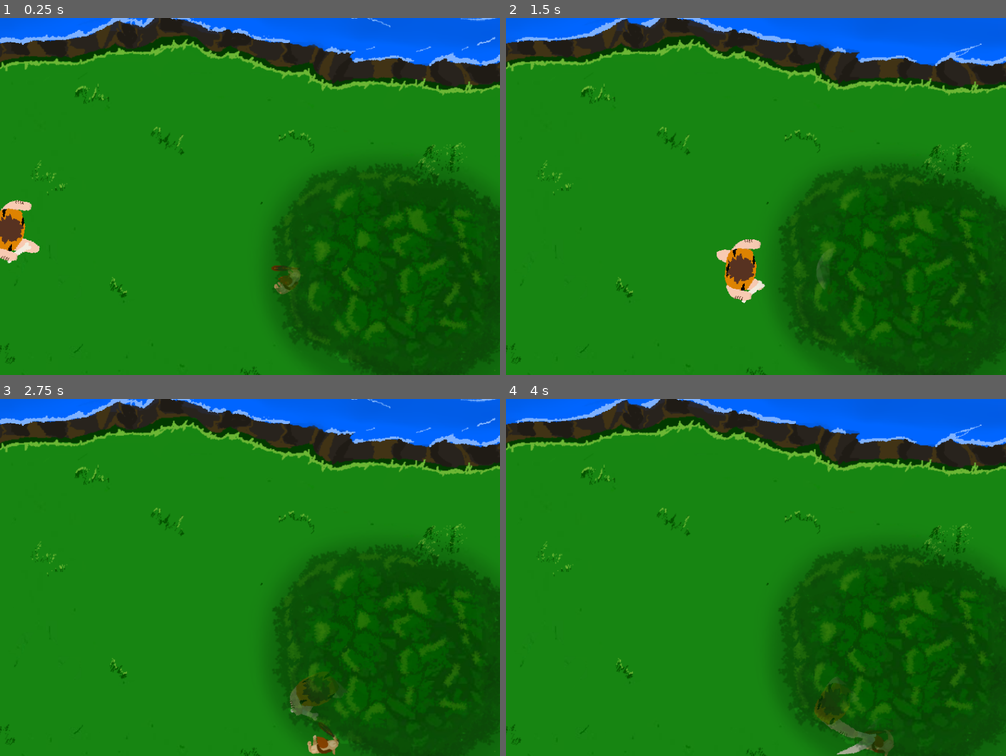
Above: before the commit, frames 1-4 (two rows, left to right).
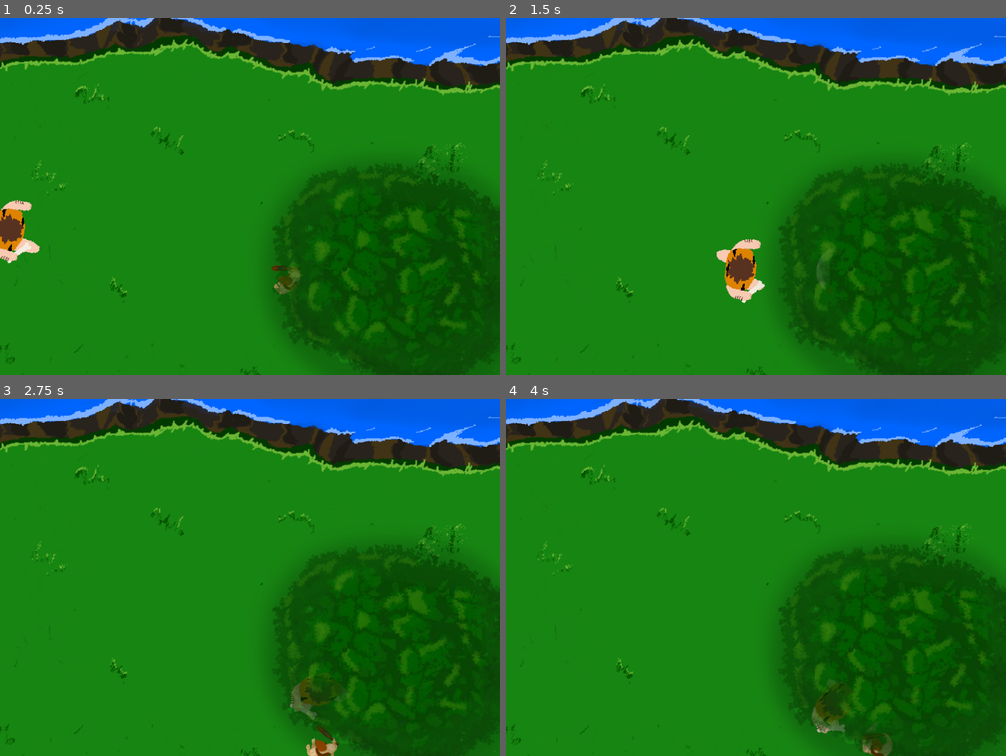
Above: after the commit, the same moments.

Repository: gilmarkandrade/game_lucas_github
Game: Godot game, scene res://fases/fase_1/world_1_cena_2.tscn
Same seed, same stepped clock (60 frames per second), same inputs: the game is played once before the commit and once after it. This scene is started directly instead of the project's main scene.
Inputs (mouse positions are in pixels of both pictures, inside the frame that each line leads up to):
- Up to frame 1 (0.25 s): no input
- Up to frame 2 (1.5 s): tap Enter (ui_accept) at 0.5, 1.35 s; move the mouse to (866, 178) at 0.52 s; hold Enter (ui_accept) 0.53-1.28 s; hold Right (ui_right) from 0.53 s (still down); move the mouse to (656, 214) at 1.27 s
- Up to frame 3 (2.75 s): tap Enter (ui_accept) at 1.52, 1.82 s; move the mouse to (300, 498) at 2.02 s; release Right (ui_right) at 2.03 s; hold Left (ui_left) from 2.03 s (still down); hold Enter (ui_accept) from 2.03 s (still down)
- Up to frame 4 (4 s): move the mouse to (731, 648) at 2.77 s; release Left (ui_left) at 2.78 s; release Enter (ui_accept) at 2.78 s; hold Right (ui_right) from 2.78 s (still down); tap Enter (ui_accept) at 2.85, 3.02, 3.32 s; move the mouse to (906, 631) at 3.52 s; hold Enter (ui_accept) from 3.53 s (still down)

The runs differ from the first frame. In frame 1, 0.4% of the frame differs, in the area x 0-100%, y 0-13%; in frame 2, 0.4%; in frame 3, 0.9%; in frame 4, 1.0%, in the area x 0-100%, y 0-100%.

Commit message:
update codigo singleton transição de cena

Diff:
--- a/game_lucas/fases/fase_1/world_1_cena_2.tscn
+++ b/game_lucas/fases/fase_1/world_1_cena_2.tscn
@@ -1,6 +1,6 @@
-[gd_scene load_steps=15 format=2]
-
-[ext_resource path="res://scripts/script_fases/fase_2_script.gd" type="Script" id=1]
+[gd_scene load_steps=16 format=2]
+
+[ext_resource path="res://scripts/script_fases/fase_1_script.gd" type="Script" id=1]
 [ext_resource path="res://assets_game/background/fase_1/cena_2/layer_topodaarvore.png" type="Texture" id=2]
 [ext_resource path="res://assets_game/background/fase_1/cena_2/layer_arvores_top_down.png" type="Texture" id=3]
 [ext_resource path="res://assets_game/background/fase_1/cena_2/background_topdow1 ajustado.png" type="Texture" id=4]
@@ -28,12 +28,15 @@
 [sub_resource type="RectangleShape2D" id=4]
 extents = Vector2( 522.355, 52.8584 )
 
+[sub_resource type="RectangleShape2D" id=5]
+extents = Vector2( 27.0371, 79.7635 )
+
 [node name="world2 " type="Node"]
 script = ExtResource( 1 )
 
 [node name="StaticBody2D" type="StaticBody2D" parent="."]
 editor/display_folded = true
-position = Vector2( 8.03503, 180.588 )
+position = Vector2( 84.535, 185.088 )
 __meta__ = {
 "_edit_group_": true
 }
@@ -79,7 +82,7 @@
 
 [node name="StaticBody2D4" type="StaticBody2D" parent="."]
 editor/display_folded = true
-position = Vector2( 787.777, -213.255 )
+position = Vector2( 825.277, -214.755 )
 rotation = 1.56051
 __meta__ = {
 "_edit_group_": true
@@ -89,11 +92,11 @@
 scale = Vector2( 1.76, 1 )
 shape = SubResource( 1 )
 
-[node name="Area2D" type="Area2D" parent="."]
+[node name="area_iniciocena2" type="Area2D" parent="."]
 editor/display_folded = true
 position = Vector2( 103.749, -8.10541 )
 
-[node name="CollisionShape2D" type="CollisionShape2D" parent="Area2D"]
+[node name="CollisionShape2D" type="CollisionShape2D" parent="area_iniciocena2"]
 position = Vector2( -148.5, -246.375 )
 shape = SubResource( 2 )
 
@@ -126,7 +129,6 @@
 texture = ExtResource( 3 )
 
 [node name="paralax_main_chão" type="ParallaxBackground" parent="."]
-editor/display_folded = true
 
 [node name="ParallaxLayer" type="ParallaxLayer" parent="paralax_main_chão"]
 z_as_relative = false
@@ -160,15 +162,15 @@
 }
 
 [node name="CollisionPolygon2D" type="CollisionPolygon2D" parent="colisaõ_arvore"]
-position = Vector2( 372.459, 80.9034 )
-scale = Vector2( 0.772196, 0.738898 )
+position = Vector2( 323.32, 99.0009 )
+scale = Vector2( 1.01314, 0.826789 )
 polygon = PoolVector2Array( 287.41, -0.0795898, 355.241, 52.6773, 382.81, 56.224, 402.143, 57.5573, 428.81, 54.8907, 46 …(254 unchanged characters)…
 
 [node name="animation_river" type="AnimatedSprite" parent="."]
 position = Vector2( 189, -303.75 )
 frames = SubResource( 3 )
 animation = "river_motion"
-frame = 1
+frame = 2
 playing = true
 
 [node name="Area2D2_Rio" type="Area2D" parent="."]
@@ -178,5 +180,21 @@
 [node name="CollisionShape2D" type="CollisionShape2D" parent="Area2D2_Rio"]
 position = Vector2( -5.71808, -3.54681 )
 shape = SubResource( 4 )
-[connection signal="body_entered" from="Area2D" to="." method="_on_Area2D_body_entered"]
-[connection signal="body_exited" from="Area2D" to="." method="_on_Area2D_body_exited"]
+
+[node name="area_mudar_cena3" type="Area2D" parent="."]
+position = Vector2( 811.5, -133.5 )
+__meta__ = {
+"_edit_group_": true
+}
+
+[node name="CollisionShape2D" type="CollisionShape2D" parent="area_mudar_cena3"]
+shape = SubResource( 5 )
+
+[node name="position_fimcena3" type="Position2D" parent="."]
+position = Vector2( 741, -111 )
+
+[node name="position_arvore" type="Position2D" parent="."]
+position = Vector2( 478.5, 57 )
+[connection signal="body_entered" from="area_iniciocena2" to="." method="_on_area_iniciocena2_body_entered"]
+[connection signal="body_exited" from="area_iniciocena2" to="." method="_on_area_iniciocena2_body_exited"]
+[connection signal="body_entered" from="area_mudar_cena3" to="." method="_on_area_mudar_cena3_body_entered"]
--- a/game_lucas/fases/fase_1/world_1_cena_3.tscn
+++ b/game_lucas/fases/fase_1/world_1_cena_3.tscn
@@ -1,13 +1,15 @@
-[gd_scene load_steps=15 format=2]
+[gd_scene load_steps=18 format=2]
 
-[ext_resource path="res://assets_game/background/fase_1/cena_3/background_topdow2_ajustado.png" type="Texture" id=1]
-[ext_resource path="res://assets_game/background/fase_1/cena_3/layer_arvore1cimamapa.png" type="Texture" id=2]
-[ext_resource path="res://assets_game/background/fase_1/cena_3/layer_arvorebaixomapa.png" type="Texture" id=3]
-[ext_resource path="res://assets_game/background/fase_1/cena_3/layer_arvoreladomapa.png" type="Texture" id=4]
-[ext_resource path="res://assets_game/background/fase_1/cena_3/river_animation_cena3/river_motion0000.png" type="Texture" id=5]
-[ext_resource path="res://assets_game/background/fase_1/cena_3/river_animation_cena3/river_motion0001.png" type="Texture" id=6]
-[ext_resource path="res://assets_game/background/fase_1/cena_3/river_animation_cena3/river_motion0003.png" type="Texture" id=7]
+[ext_resource path="res://scripts/script_fases/fase_1_script.gd" type="Script" id=1]
+[ext_resource path="res://assets_game/background/fase_1/cena_3/background_topdow2_ajustado.png" type="Texture" id=2]
+[ext_resource path="res://assets_game/background/fase_1/cena_3/layer_arvore1cimamapa.png" type="Texture" id=3]
+[ext_resource path="res://assets_game/background/fase_1/cena_3/layer_arvorebaixomapa.png" type="Texture" id=4]
+[ext_resource path="res://assets_game/background/fase_1/cena_3/layer_arvoreladomapa.png" type="Texture" id=5]
+[ext_resource path="res://assets_game/background/fase_1/cena_3/river_animation_cena3/river_motion0000.png" type="Texture" id=6]
+[ext_resource path="res://assets_game/background/fase_1/cena_3/river_animation_cena3/river_motion0001.png" type="Texture" id=7]
 [ext_resource path="res://assets_game/background/fase_1/cena_3/river_animation_cena3/river_motion0002.png" type="Texture" id=8]
+[ext_resource path="res://assets_game/background/fase_1/cena_3/river_animation_cena3/river_motion0003.png" type="Texture" id=9]
+[ext_resource path="res://player/player_fase1/top_down_F1/player_top_down.tscn" type="PackedScene" id=10]
 
 [sub_resource type="RectangleShape2D" id=1]
 extents = Vector2( 16.45, 355.894 )
@@ -26,20 +28,23 @@
 
 [sub_resource type="SpriteFrames" id=6]
 animations = [ {
-"frames": [ ExtResource( 5 ), ExtResource( 6 ), ExtResource( 7 ), ExtResource( 8 ) ],
+"frames": [ ExtResource( 6 ), ExtResource( 7 ), ExtResource( 8 ), ExtResource( 9 ) ],
 "loop": true,
 "name": "Animação Rio",
 "speed": 5.0
 } ]
 
+[sub_resource type="RectangleShape2D" id=7]
+extents = Vector2( 26.4464, 121.811 )
+
 [node name="world_1_cena_3" type="Node"]
+script = ExtResource( 1 )
 
 [node name="StaticBody2D" type="StaticBody2D" parent="."]
-editor/display_folded = true
 position = Vector2( -183.901, -92.5872 )
 
 [node name="CollisionShape2D" type="CollisionShape2D" parent="StaticBody2D"]
-position = Vector2( 0.315758, -0.273605 )
+position = Vector2( -26.6842, 0.726395 )
 shape = SubResource( 1 )
 
 [node name="StaticBody2D2" type="StaticBody2D" parent="."]
@@ -79,10 +84,11 @@
 
 [node name="background_topdow2_ajustado" type="Sprite" parent="Parallax_main_chão/Layerchão"]
 position = Vector2( 284.178, -98.9371 )
-texture = ExtResource( 1 )
+texture = ExtResource( 2 )
 
 [node name="Parallax_arvores" type="ParallaxBackground" parent="."]
 editor/display_folded = true
+layer = 0
 
 [node name="Parallax_arvore" type="ParallaxLayer" parent="Parallax_arvores"]
 editor/display_folded = true
@@ -90,19 +96,39 @@
 
 [node name="layer_arvore1cimamapa" type="Sprite" parent="Parallax_arvores/Parallax_arvore"]
 position = Vector2( 183.772, -321.006 )
-texture = ExtResource( 2 )
+texture = ExtResource( 3 )
 
 [node name="layer_arvorebaixomapa" type="Sprite" parent="Parallax_arvores/Parallax_arvore"]
 position = Vector2( 188.029, 147.004 )
-texture = ExtResource( 3 )
+texture = ExtResource( 4 )
 
 [node name="layer_arvoreladomapa" type="Sprite" parent="Parallax_arvores/Parallax_arvore"]
 position = Vector2( 700.638, -79.4266 )
-texture = ExtResource( 4 )
+texture = ExtResource( 5 )
 
-[node name="AnimatedSprite" type="AnimatedSprite" parent="."]
-position = Vector2( 284.36, -210.179 )
+[node name="river_animation" type="AnimatedSprite" parent="."]
+position = Vector2( 284.36, -215.179 )
 frames = SubResource( 6 )
 animation = "Animação Rio"
-frame = 3
+frame = 1
 playing = true
+
+[node name="player_top_down" parent="." instance=ExtResource( 10 )]
+position = Vector2( -118, 70 )
+scale = Vector2( 0.6, 0.6 )
+
+[node name="Camera2D" type="Camera2D" parent="player_top_down"]
+current = true
+
+[node name="position_inicio_cena3" type="Position2D" parent="."]
+position = Vector2( -119, 55 )
+
+[node name="area_inicio_cena3" type="Area2D" parent="."]
+__meta__ = {
+"_edit_group_": true
+}
+
+[node name="CollisionShape2D" type="CollisionShape2D" parent="area_inicio_cena3"]
+position = Vector2( -185, 84 )
+shape = SubResource( 7 )
+[connection signal="body_entered" from="area_inicio_cena3" to="." method="_on_area_inicio_cena3_body_entered"]
--- a/game_lucas/scripts/script_GAME_SINGLETON/atributos_fase_singleton.gd
+++ b/game_lucas/scripts/script_GAME_SINGLETON/atributos_fase_singleton.gd
@@ -1,5 +1,6 @@
 extends Node
-var mudarposicao= false
+var mudarposicao
+
 
 
 func setar_posicao(posicao):
--- a/game_lucas/scripts/script_GAME_SINGLETON/atributos_player_singleton.gd
+++ b/game_lucas/scripts/script_GAME_SINGLETON/atributos_player_singleton.gd
@@ -3,6 +3,7 @@
 var life_player = 100
 var life_enemie_update = 0
 var pos_player_update
+
 func player_life_update(life):
 	life_player -=  life
 
--- a/game_lucas/scripts/script_fases/fase_1_script.gd
+++ b/game_lucas/scripts/script_fases/fase_1_script.gd
@@ -1,10 +1,32 @@
 extends Node
 var entrou_na_area = false
-var novapos= false
+
+var novapos
+var entrou_na_area2 = false
+var entrou_na_area3 = false
+var entrou_na_area4 = false
+
+
+
+
+func _ready():
+	novapos = singletonfase.mudarposicao
+
+
+	if novapos == 1:
+		$player_plataforma.position = $Position2D.global_position
+	if novapos == 2:
+		$player_top_down.position = $position_arvore.global_position
+	if novapos  == 3 :
+		$player_top_down.position = $position_inicio_cena3.global_position
+	if novapos == 4 :
+		$player_top_down.position = $position_fimcena3.global_position
 
 func _on_Area2D_body_entered(body):
 	if body.name == "player_plataforma":
 		entrou_na_area = true
+		novapos = 2
+		singletonfase.setar_posicao(novapos)
 		$Label.visible = true
 
 
@@ -16,13 +38,53 @@
 
 
 func _physics_process(delta):
+
 	if entrou_na_area == true:
 		if Input.is_action_pressed("ui_accept"):
 			get_tree().change_scene("res://fases/fase_1/world_1_cena_2.tscn")
 
+	if entrou_na_area2 == true:
+		if Input.is_action_pressed("ui_accept"):
+				get_tree().change_scene("res://fases/fase_1/world_1_cena_1.tscn")
 
-func _ready():
-	novapos = singletonfase.mudarposicao
-	$Label.visible = false
-	if novapos == true:
-		$player_plataforma.position = $Position2D.global_position
+	if entrou_na_area3 == true :
+		get_tree().change_scene("res://fases/fase_1/world_1_cena_3.tscn")
+
+	if entrou_na_area4 == true:
+		get_tree().change_scene("res://fases/fase_1/world_1_cena_2.tscn")
+
+
+
+
+
+func _on_area_iniciocena2_body_entered(body):
+	if body.name == "player_top_down":
+		entrou_na_area2 = true
+		novapos = 1
+		print(novapos)
+		singletonfase.setar_posicao(novapos)
+		$Label.visible = true
+
+
+func _on_area_iniciocena2_body_exited(body):
+	if body.name == "player_top_down":
+		entrou_na_area2 = false
+		singletonfase.setar_posicao(novapos)
+		$Label.visible = false
+
+
+func _on_area_mudar_cena3_body_entered(body):
+	if body.is_in_group("player"):
+		entrou_na_area3 = true
+		entrou_na_area4 = false
+		novapos = 3
+		singletonfase.setar_posicao(novapos)
+
+
+
+func _on_area_inicio_cena3_body_entered(body):
+	if body.is_in_group("player"):
+		entrou_na_area4 = true
+		entrou_na_area3 = false
+		novapos = 4
+		singletonfase.setar_posicao(novapos)
--- a/game_lucas/scripts/script_fases/fase_2_script.gd
+++ b/game_lucas/scripts/script_fases/fase_2_script.gd
@@ -1,25 +1 @@
 extends Node
-
-var entrou_na_area2 = false
-
-func _ready():
-	$Label.visible = false
-
-func _on_Area2D_body_entered(body):
-	if body.name == "player_top_down":
-		entrou_na_area2 = true
-		$Label.visible = true
-
-
-func _on_Area2D_body_exited(body):
-	if body.name == "player_top_down":
-		entrou_na_area2 = false
-		$Label.visible = false
-
-
-
-func _physics_process(delta):
-	if entrou_na_area2 == true:
-		if Input.is_action_pressed("ui_accept"):
-			singletonfase.setar_posicao(entrou_na_area2)
-			get_tree().change_scene("res://fases/fase_1/world_1_cena_1.tscn")
